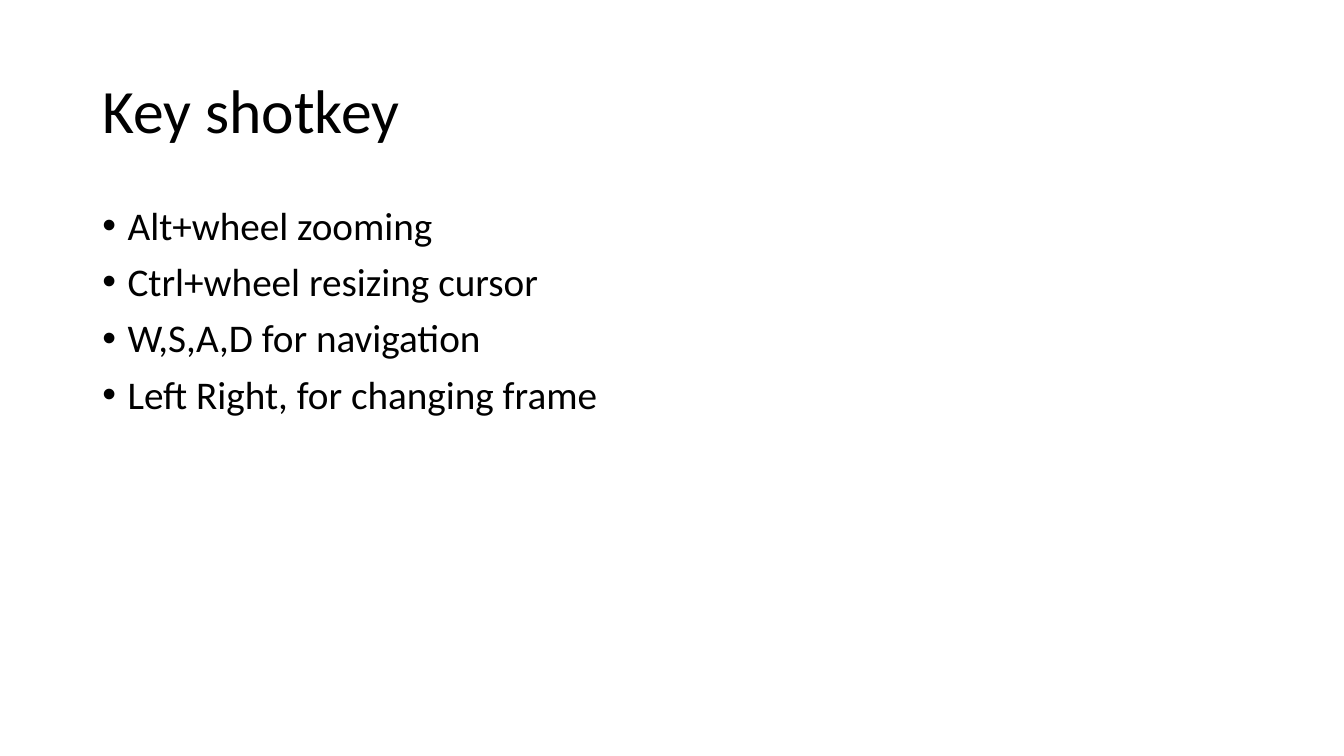
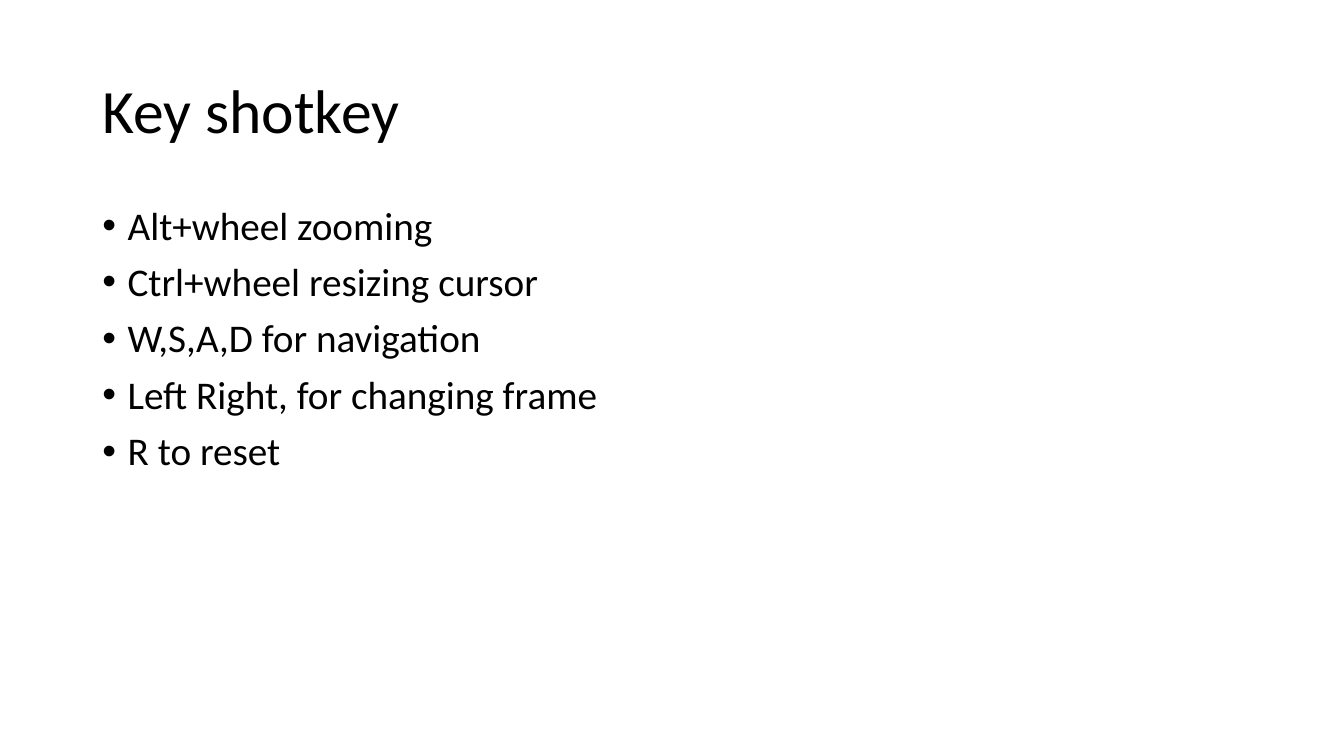
Before and after one commit to YeLyuUT/VideoSemanticLabeler, a slide deck: slide 3 of Structure.pptx (slide 2 before the commit). Drawn at 1344x756 pixels with LibreOffice and Linux fonts; fonts in the diff are those of the drawing. Boxes give left, top, right and bottom in pixels: in the first picture for what was removed or moved away, otherwise in the second. Text is boxed around its words. In the diff, an @@ line names an element or a change of style, - is before the commit and + after.

Commit message:
Add Labeling output reset

```diff
--- a/Structure.pptx
+++ b/Structure.pptx
@@ text at [128,440,280,466]: paragraph added @@
+• R to reset
```
Also in this commit, not shown: 1 other slide changed, 1 slide added, 10 other files.
